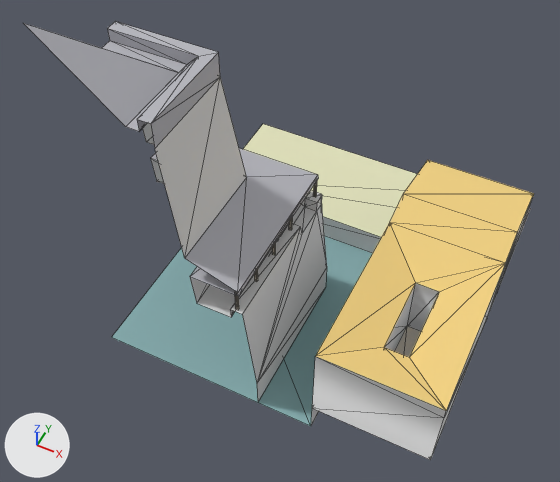
The OBJ model assets/stl_export/wr2c.obj: old version first, new version second.
Before and after are seen from a 50 mm camera at (16.8, -44.4, 55.5) aimed at (-1.9, -6.9, 8.6). The axes (+X, +Y, +Z) are drawn at lower left. The lights are the same throughout. The older version comes first. Mesh edges are drawn as thin lines. Where no turn or scale is listed for an object, it has been applied to the vertices. Vertices at exactly the same position are counted once.

In view in the first picture: 'wr2c'.
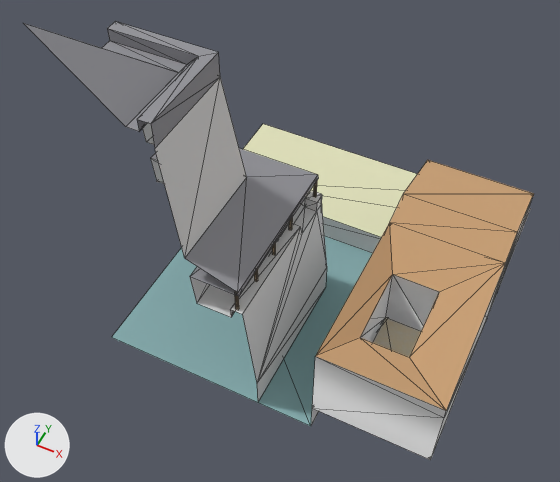
Location of each change, (x1, y1, x2, y2) in pixels of the pictures (560 x 482 px; the box of a moved part takes in the faces that stretch with it):
'wr2c', recoloured, reshaped
    both: (24, 21, 534, 460)
part 1 of me_wr2c, moved or reshaped
    both: (316, 223, 505, 410)

The edits, one by one:
Material 'castleRoof' (mat_castleroof) changes colour from grey #b7b7bd to grey #949499; in linear values from (0.471, 0.471, 0.51) to (0.294, 0.294, 0.318).
Material 'Material' (mat_material) changes colour from yellow #f1d182 to brown #c89f74; in linear values from (0.878, 0.639, 0.224) to (0.577, 0.349, 0.176).
me_wr2c has 194 vertices, 322 faces and spans x -15.0..15.0, y -15.0..15.0, z -3.0..29.6.
me_wr2c is used by ob_wr2c; location (0.0, 0.0, 0.0).
Before the commit, vertices of me_wr2c: 73 (9.0, -11.0, 0.0), 78 (9.0, -4.0, 0.0) at pixel (407, 326), 79 (9.0, -11.0, 6.0) at pixel (384, 347), 80 (9.0, -9.0, 6.0) at pixel (393, 327), 81 (9.0, -4.0, 6.0) at pixel (415, 282).
Part 1, on me_wr2c:
Vertices 73, 78 to 81 of me_wr2c move by (-2.0, 0.0, 0.0).
